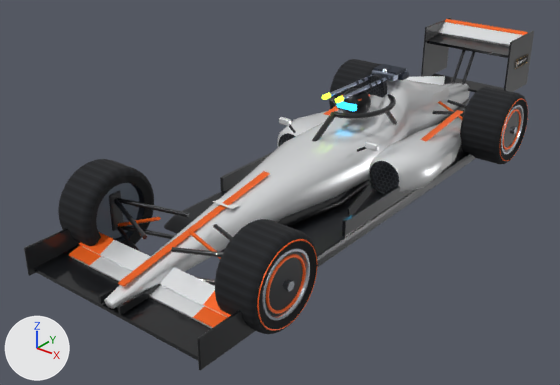
Two versions of the glTF model public/assets/models/cars/fulmine_fx.glb, one commit apart.
Both versions are drawn from a 50 mm lens placed at (3.67, -5.78, 3.15), pointed at (-0.35, -0.75, 0.03). The lights are fixed; the arrows at lower left show +X, +Y and +Z. The older version comes first. Where no turn or scale is listed for an object, it has been applied to the vertices.

In view in the first picture: 'chassis', 'decals', 'gun', 'rider', 'wheel_FL', 'wheel_FR', 'wheel_RL', 'wheel_RR'.
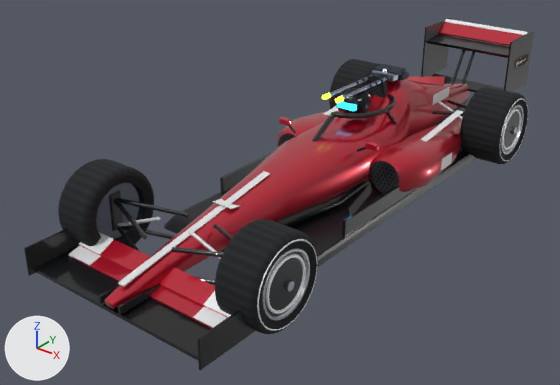
The edits, one by one:
Material 'Paint' (mat_paint) changes colour from white #f4f6f8 to red #c8102e; in linear values from (0.905, 0.922, 0.939) to (0.578, 0.00518, 0.0273).
Material 'Paint_Accent' (mat_paint_accent) changes colour from orange #ff6a1a to white #f4f6f8; in linear values from (1.0, 0.144, 0.0103) to (0.905, 0.922, 0.939).
Material 'Caliper' (mat_caliper) changes colour from orange #ff6a1a to white #f4f6f8; in linear values from (1.0, 0.144, 0.0103) to (0.905, 0.922, 0.939).

Boxes [x1, y1, x2, y2] around the edits, measured in the pictures (560 x 385 px):
'chassis', recoloured (darker)
    both: [42, 17, 531, 332]
'wheel_FL', recoloured (lighter)
    both: [215, 219, 318, 334]
'wheel_RL', recoloured
    both: [460, 95, 528, 164]
'rider', recoloured
    both: [337, 88, 371, 113]
